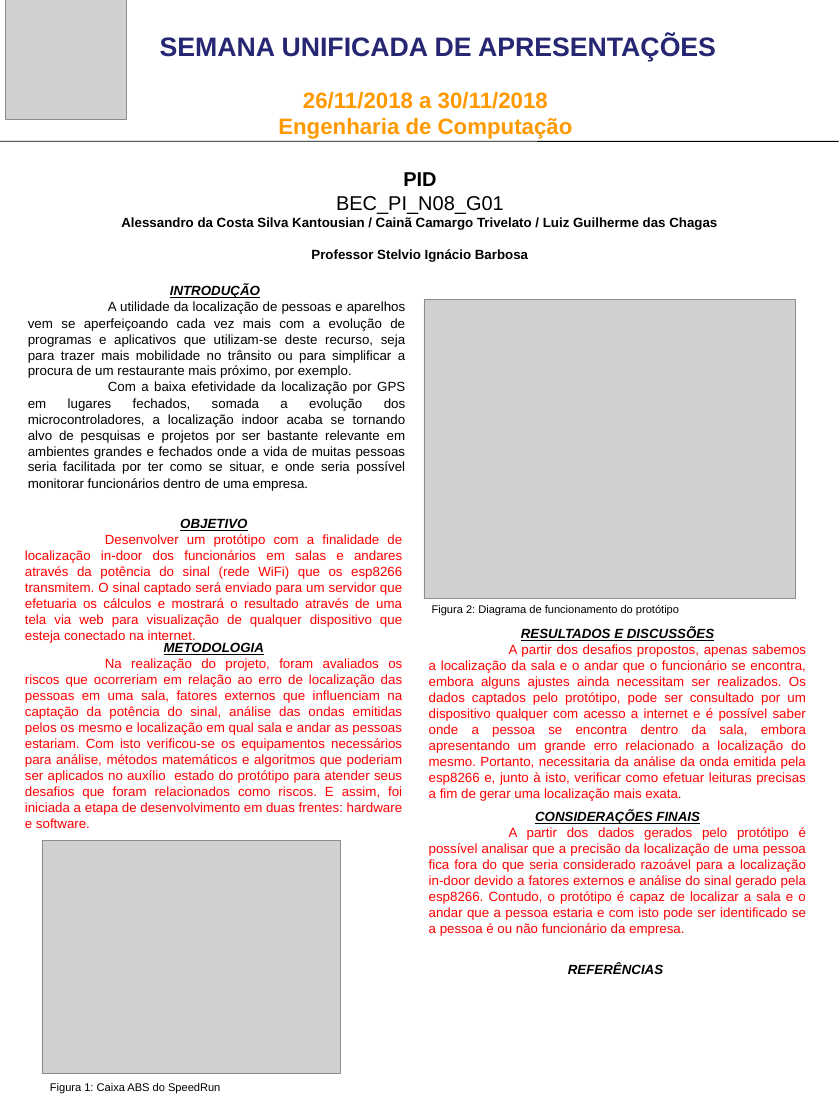
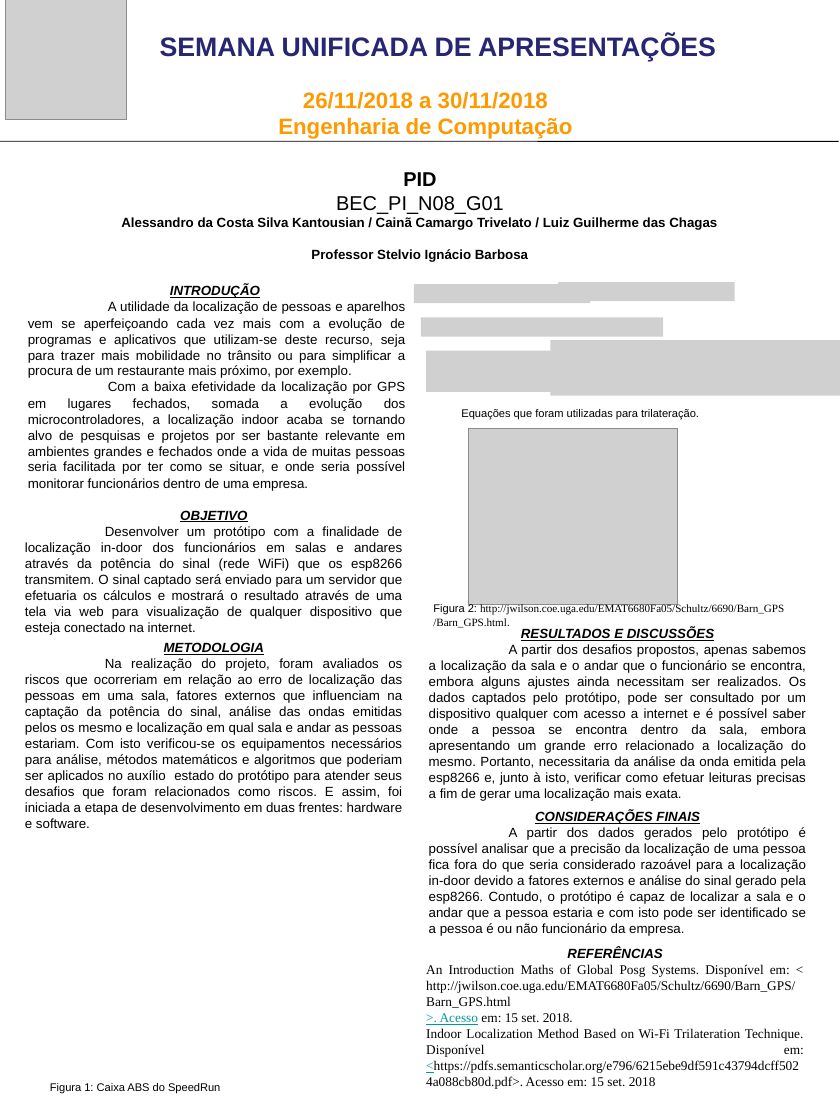
Before and after one commit to Guigajks/PI-VIII, a slide deck: slide 1 of Documentação/Senac_BEC_2s2018_SUA_PID.pptx. Drawn at 840x1120 pixels with LibreOffice and Linux fonts; fonts in the diff are those of the drawing; grey boxes stand for pictures. Boxes give left, top, right and bottom in pixels: in the first picture for what was removed or moved away, otherwise in the second. Text is boxed around its words. In the diff, an @@ line names an element or a change of style, - is before the commit and + after.

Commit message:
Falta diagrama de software e revisão do Luiz p/ concordar

```diff
--- a/Documentação/Senac_BEC_2s2018_SUA_PID.pptx
+++ b/Documentação/Senac_BEC_2s2018_SUA_PID.pptx
@@ picture added at <box>414,284,590,303</box> @@
@@ picture added at <box>558,282,734,302</box> @@
@@ picture added at <box>421,318,663,337</box> @@
@@ picture removed at <box>424,300,795,599</box> @@
@@ picture added at <box>426,350,607,392</box> @@
@@ picture added at <box>550,340,840,396</box> @@
@@ text added at <box>461,409,699,420</box>, 10 pt, text #000000 @@
+Equações que foram utilizadas para trilateração.
@@ picture added at <box>468,428,678,605</box> @@
@@ text "OBJETIVO": place and size @@
-text "OBJETIVO" at <box>25,519,402,643</box>
+text "OBJETIVO" at <box>25,511,402,635</box>
@@ text at <box>25,526,402,635</box>: text colour #FF0000 to #000000 @@
@@ text removed at <box>432,605,679,616</box> @@
-Figura 2: Diagrama de funcionamento do protótipo
@@ text added at <box>433,604,784,628</box>, 10 pt, text #000000 @@
+Figura 2: http://jwilson.coe.uga.edu/EMAT6680Fa05/Schultz/6690/Barn_GPS
+/Barn_GPS.html.
@@ text at <box>25,658,403,828</box>: text colour #FF0000 to #000000 @@
@@ text at <box>429,644,806,801</box>: text colour #FF0000 to #000000 @@
@@ text at <box>429,827,806,936</box>: text colour #FF0000 to #000000 @@
@@ picture removed at <box>42,841,341,1074</box> @@
@@ text "REFERÊNCIAS": place and size @@
-text "REFERÊNCIAS" at <box>568,963,663,974</box>
+text "REFERÊNCIAS" at <box>426,948,804,1089</box>
@@ text at <box>426,964,804,1089</box>: paragraphs added @@
+An Introduction Maths of Global Posg Systems. Disponível em: < http://jwilson.coe.uga.edu/EMAT6680Fa05/Schultz/6690/Barn_GPS/Barn_GPS.html
+>. Acesso em: 15 set. 2018.
+Indoor Localization Method Based on Wi-Fi Trilateration Technique. Disponível em: <https://pdfs.semanticscholar.org/e796/6215ebe9df591c43794dcff5024a088cb80d.pdf>. Acesso em: 15 set. 2018
```
Also in this commit, not shown: 2 other files.
